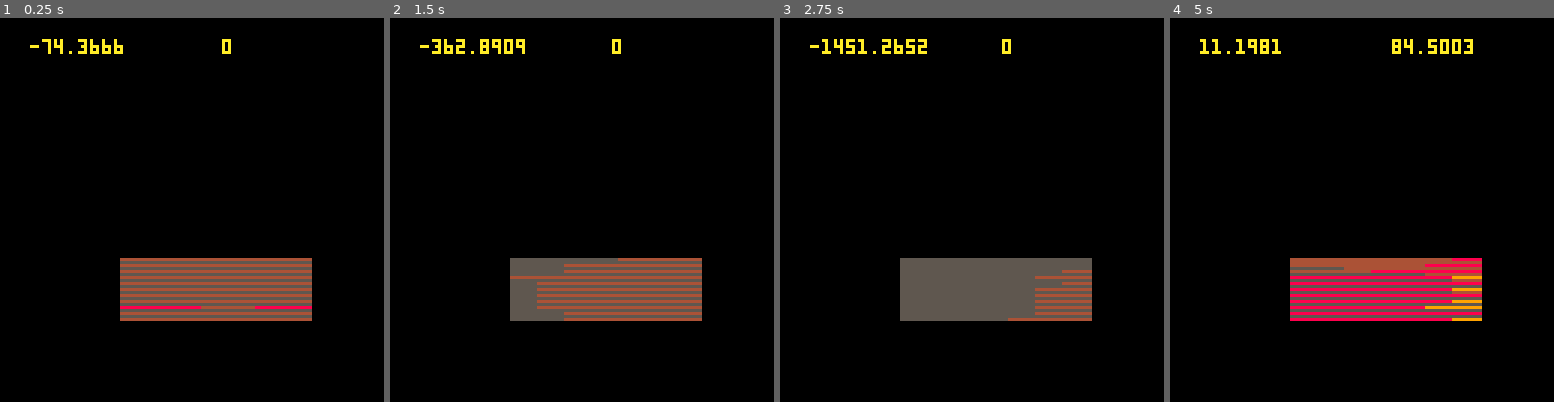
Above: before the commit, frames 1-4 (left to right).
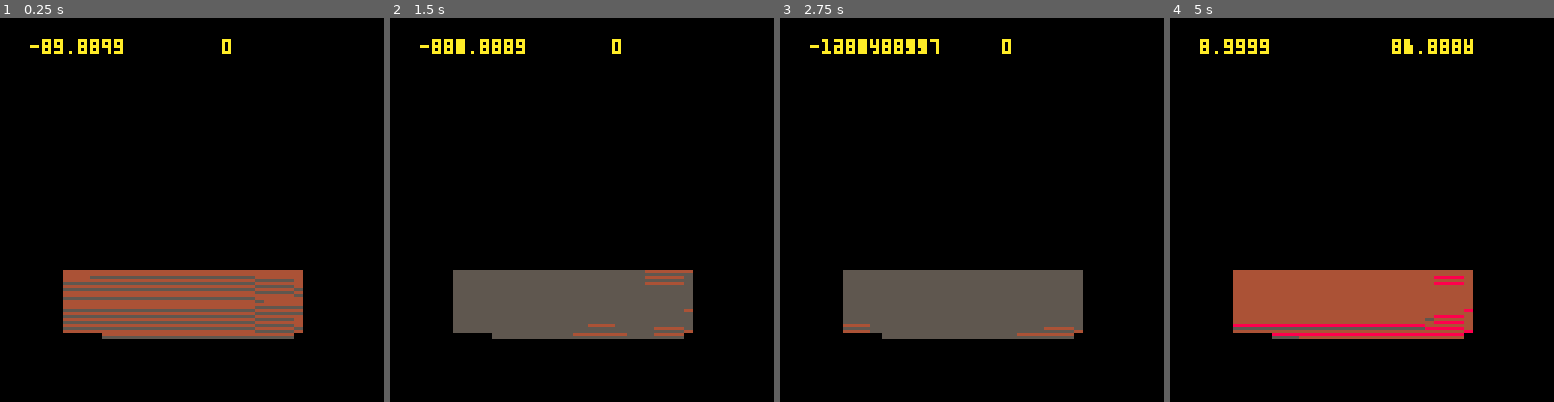
Above: after the commit, the same moments.

Repository: adparadise/pico8-games
Game: PICO-8 cartridge yulelog.p8
Same seed, same stepped clock (60 frames per second), same inputs: the game is played once before the commit and once after it.
Inputs:
- Up to frame 1 (0.25 s): no input
- Up to frame 2 (1.5 s): no input
- Up to frame 3 (2.75 s): no input
- Up to frame 4 (5 s): no input

The runs differ from the first frame. In frame 1, 10% of the frame differs, in the area x 10-82%, y 5-84%; in frame 2, 9.2%; in frame 3, 7.7%; in frame 4, 13%, in the area x 7-82%, y 5-84%.

Commit message:
tweaks and multiple logs

Diff:
--- a/yulelog.p8
+++ b/yulelog.p8
@@ -2,11 +2,17 @@
 version 5
 __lua__
 
-log=0
+logs={}
 hots={}
 
 function _init()
-  log=create_log(40,80,60,20)
+  local w=60
+  local h=20
+  for i=0,3 do
+    local x=20+rnd(20)
+    local y=80+rnd(12)
+    logs[i]=create_log(x,y,w,h)
+  end
   for i=0,2 do
     hots[i]=create_hot()
   end
@@ -18,7 +24,9 @@
 
 function _draw()
   cls()
-  draw_log(log)
+  for log in all(logs) do
+    draw_log(log)
+  end
 end
 
 function create_log(x,y,w,h)
